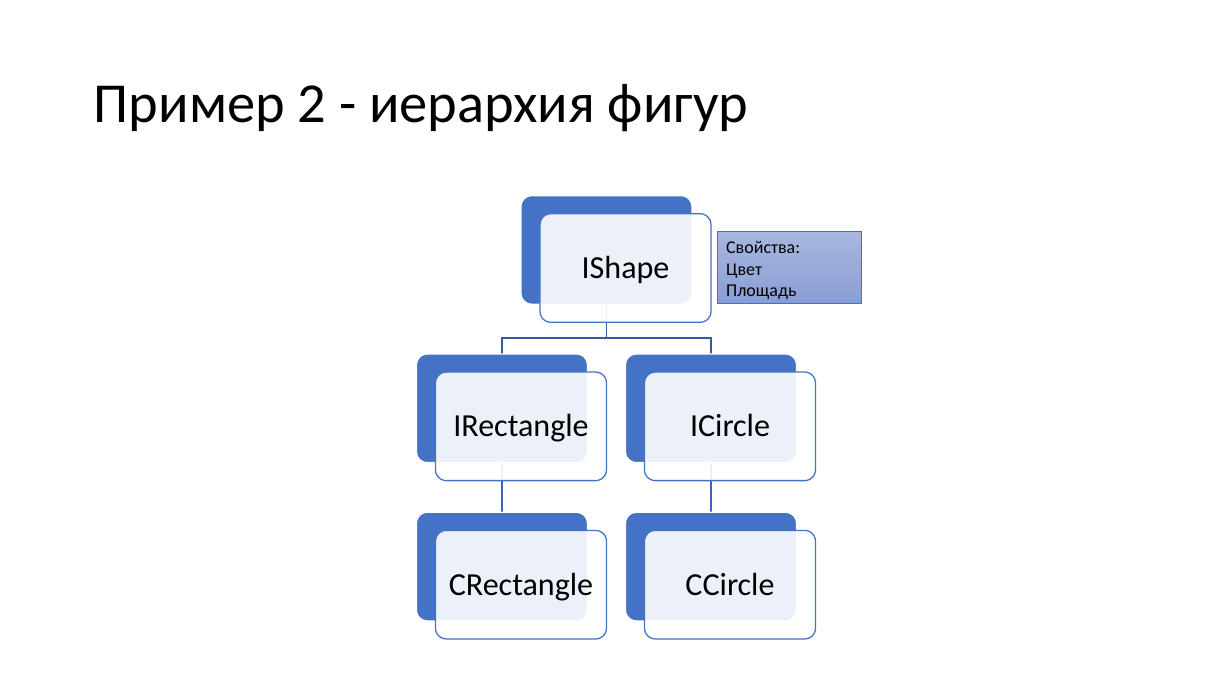
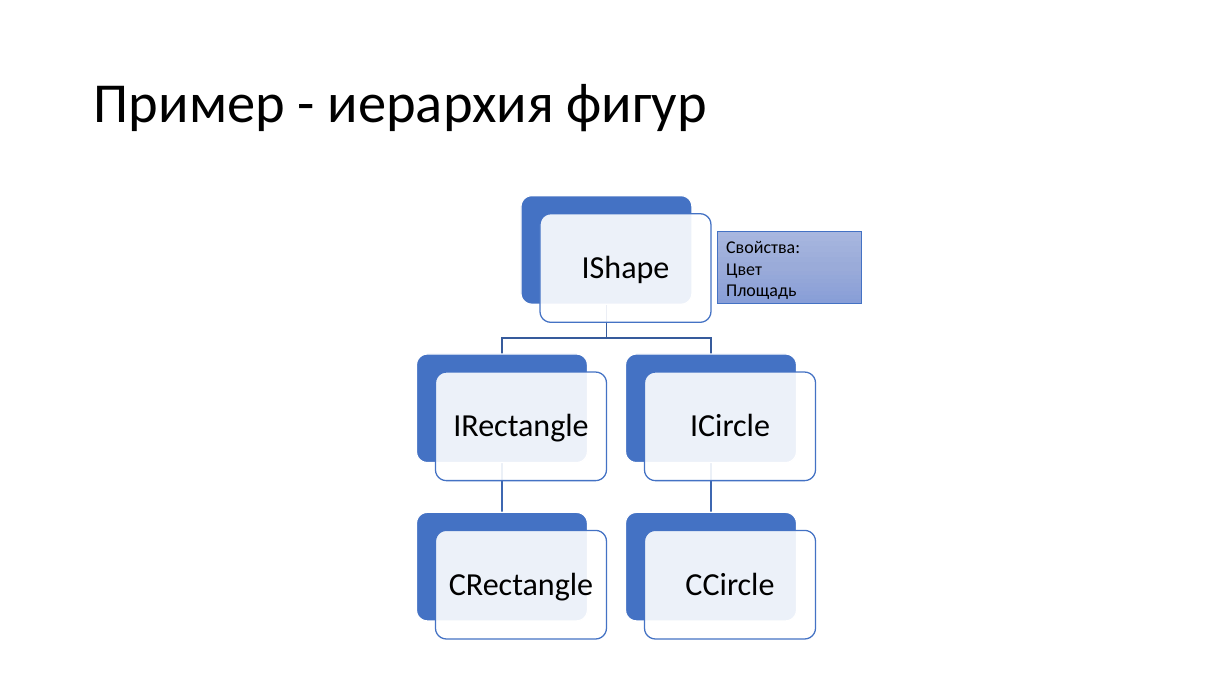
Before and after one commit to alexey-malov/oop, a slide deck: slide 69 of lectures/06/Обобщенное программирование, шаблоны.pptx (slide 56 before the commit). Drawn at 1232x693 pixels with LibreOffice and Linux fonts; fonts in the diff are those of the drawing. Boxes give left, top, right and bottom in pixels: in the first picture for what was removed or moved away, otherwise in the second. Text is boxed around its words. In the diff, an @@ line names an element or a change of style, - is before the commit and + after.

Commit message:
обновил примеры и лекции по теме Шаблоны

```diff
--- a/lectures/06/Обобщенное программирование, шаблоны.pptx
+++ b/lectures/06/Обобщенное программирование, шаблоны.pptx
@@ title at box(94, 84, 707, 132): text changed @@
-Пример 2 - иерархия фигур
+Пример - иерархия фигур
```
Also in this commit, not shown: 17 other slides changed, 16 slides added, 3 slides removed, 21 other files.
